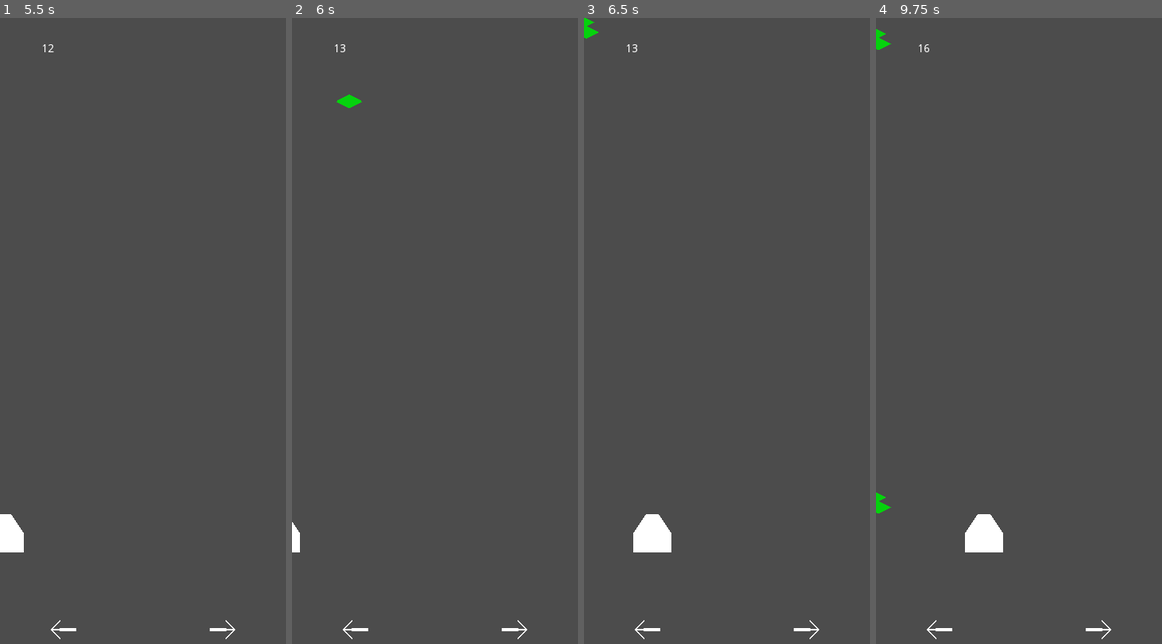
Above: before the commit, frames 1-4 (left to right).
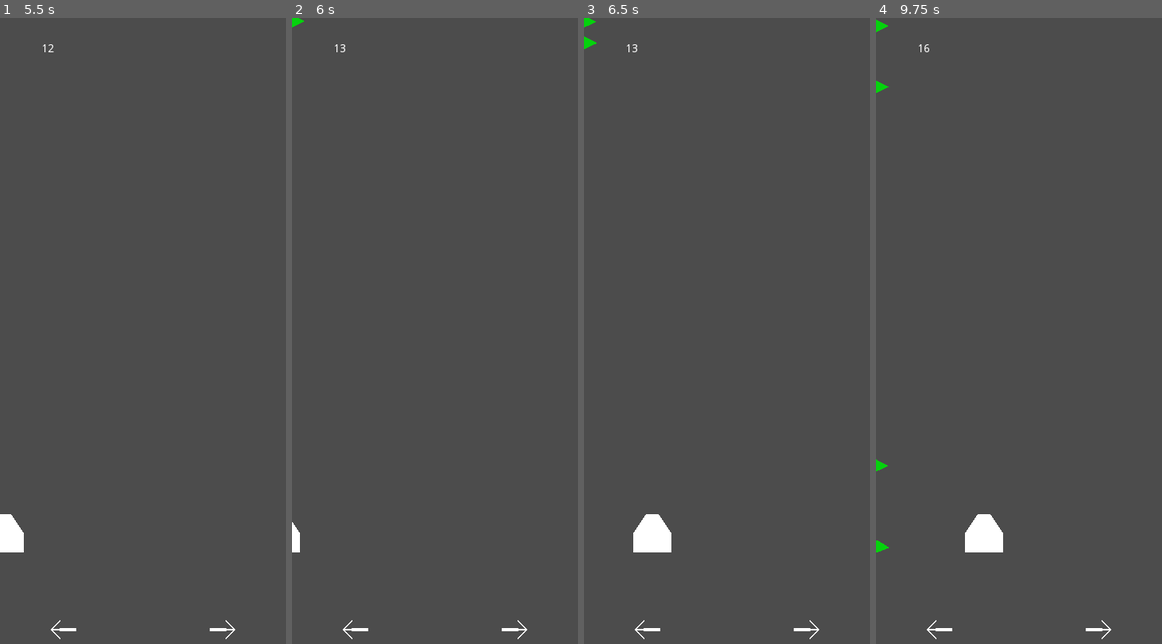
Above: after the commit, the same moments.

Repository: JooJASL/crabber
Game: Godot game, scene res://scenes/levels/Main.tscn
The game is run twice, just before and just after one commit, with the same random seed, the same clock (stepped at 60 frames per second) and the same inputs.
Inputs:
- Up to frame 1 (5.5 s): hold D (move_right) 0.53-1.28 s; hold A (move_left) 1.28-2.03 s; hold D (move_right) 2.03-3.53 s; hold A (move_left) from 3.53 s (still down)
- Up to frame 2 (6 s): release A (move_left) at 5.78 s; hold D (move_right) from 5.78 s (still down)
- Up to frame 3 (6.5 s): keep holding D (move_right)
- Up to frame 4 (9.75 s): release D (move_right) at 8.03 s; hold A (move_left) 8.03-9.53 s; hold D (move_right) from 9.53 s (still down)

Frame 1 is identical in both runs. In frame 2, 0.1% of the frame differs, in the area x 0-25%, y 0-15%; in frame 3, 0.1%; in frame 4, 0.4%, in the area x 0-6%, y 0-86%.

Commit message:
Spawning is now randomized too.

Diff:
--- a/scenes/levels/World.gd
+++ b/scenes/levels/World.gd
@@ -38,12 +38,12 @@
 	add_child(start_timer)
 
 	downer_timer = Timer.new()
-	downer_timer.wait_time = downer_spawn_interval
+	downer_timer.wait_time = rand_range(downer_spawn_interval - (downer_spawn_interval * 0.25), downer_spawn_interval + (downer_spawn_interval * 0.25))
 	downer_timer.connect("timeout", self, "spawn_downer")
 	add_child(downer_timer)
 
 	upper_timer = Timer.new()
-	upper_timer.wait_time = upper_spawn_interval
+	upper_timer.wait_time = rand_range(upper_spawn_interval - (upper_spawn_interval * 0.25), upper_spawn_interval + (upper_spawn_interval * 0.25))
 	upper_timer.connect("timeout", self, "spawn_upper")
 	add_child(upper_timer)
 
@@ -74,6 +74,9 @@
 	downer.global_position.y = rand_range(10, 50) # arbitrary numbersr
 	add_child(downer)
 
+	downer_timer.wait_time = rand_range(downer_spawn_interval - (downer_spawn_interval * 0.25), downer_spawn_interval + (downer_spawn_interval * 0.25))
+
+
 
 ## spawn_upper spawns falling objects that either increase the score of the
 ## player or are helpful in some other way.
@@ -84,6 +87,9 @@
 	upper.global_position.x = rand_range(0, OS.get_real_window_size().x - 50) # the 50 is arbitrary
 	upper.global_position.y = rand_range(10, 80) # arbitrary numbersr
 	add_child(upper)
+
+	upper_timer.wait_time = rand_range(upper_spawn_interval - (upper_spawn_interval * 0.25), upper_spawn_interval + (upper_spawn_interval * 0.25))
+
 
 
 func _get_configuration_warning():
